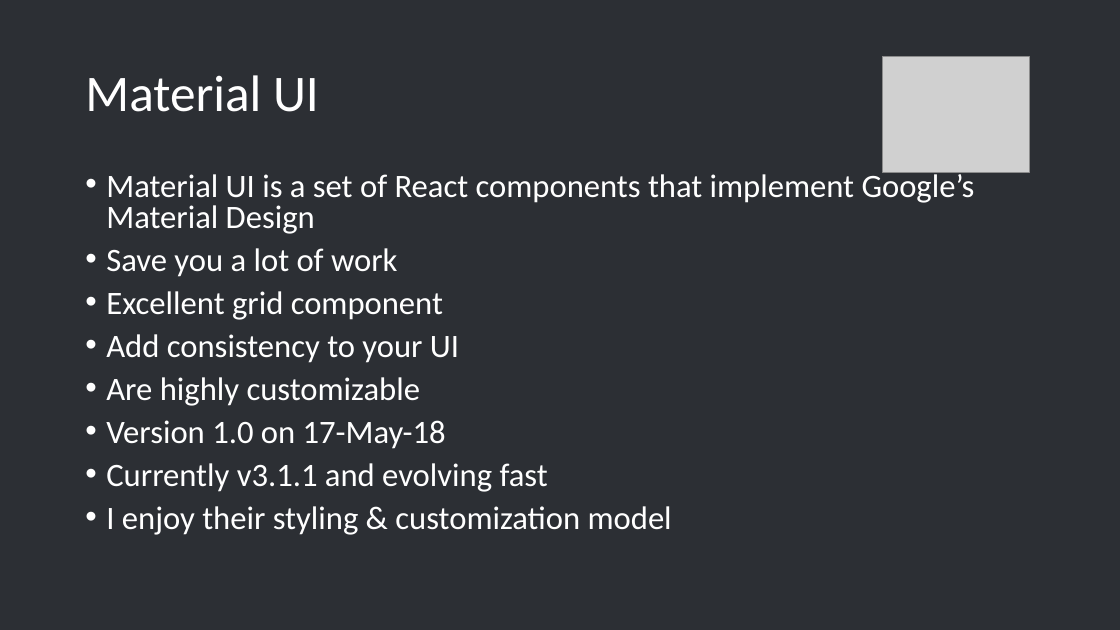
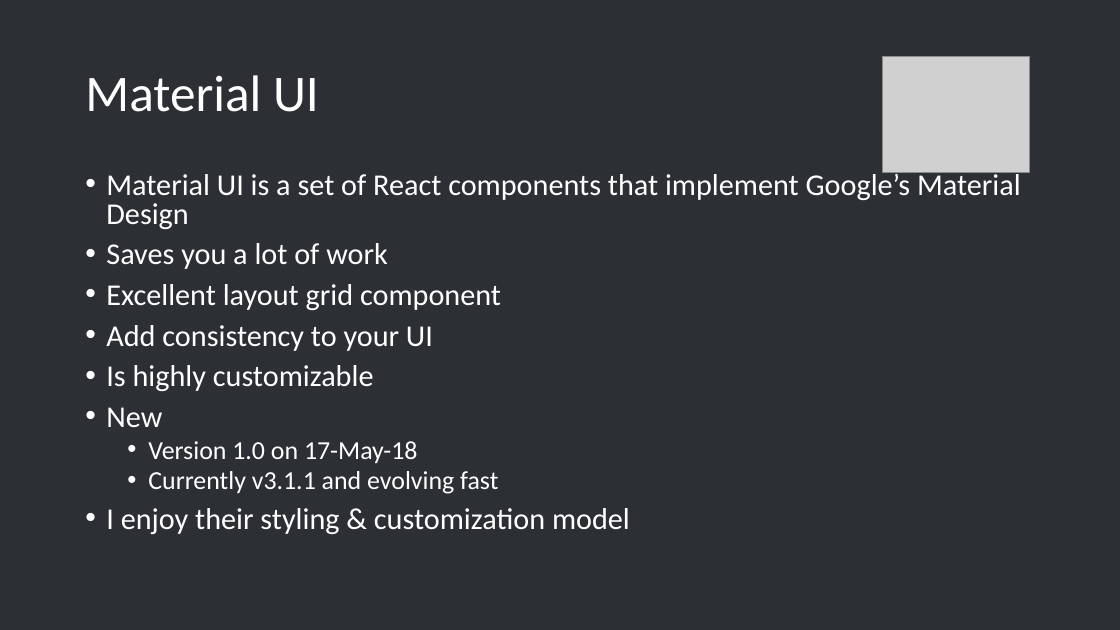
Before and after one commit to trivalleycoders-org/event-doc-and-admin, a slide deck: slide 6 of doc/project-presentations/project-intro-contrib.pptx (slide 5 before the commit). Drawn at 1120x630 pixels with LibreOffice and Linux fonts; fonts in the diff are those of the drawing; grey boxes stand for pictures; background and template pictures are left out. Boxes give left, top, right and bottom in pixels: in the first picture for what was removed or moved away, otherwise in the second. Text is boxed around its words. In the diff, an @@ line names an element or a change of style, - is before the commit and + after.

```diff
--- a/doc/project-presentations/project-intro-contrib.pptx
+++ b/doc/project-presentations/project-intro-contrib.pptx
@@ text at <box>106,169,1021,534</box>: size 28 to 25.9 pt in "Material UI is a set of React ...", "Add consistency to your UI", "I enjoy their styling & customization model"; size 28 to 22.2 pt in "Version 1.0 on 17-May-18", "Currently v3.1.1 and evolving fast"; list level 1 to 2 in "Version 1.0 on 17-May-18"; list level 1 to 2 in "Currently v3.1.1 and evolving fast" @@
@@ text at <box>106,243,501,310</box>: text changed; size 28 to 25.9 pt @@
-• Save you a lot of work
-• Excellent grid component
+• Saves you a lot of work
+• Excellent layout grid component
@@ text at <box>106,365,374,427</box>: text changed; size 28 to 25.9 pt @@
-• Are highly customizable
+• Is highly customizable
+• New
```
Also in this commit, not shown: 4 other slides changed, 4 slides removed, 26 other files.
